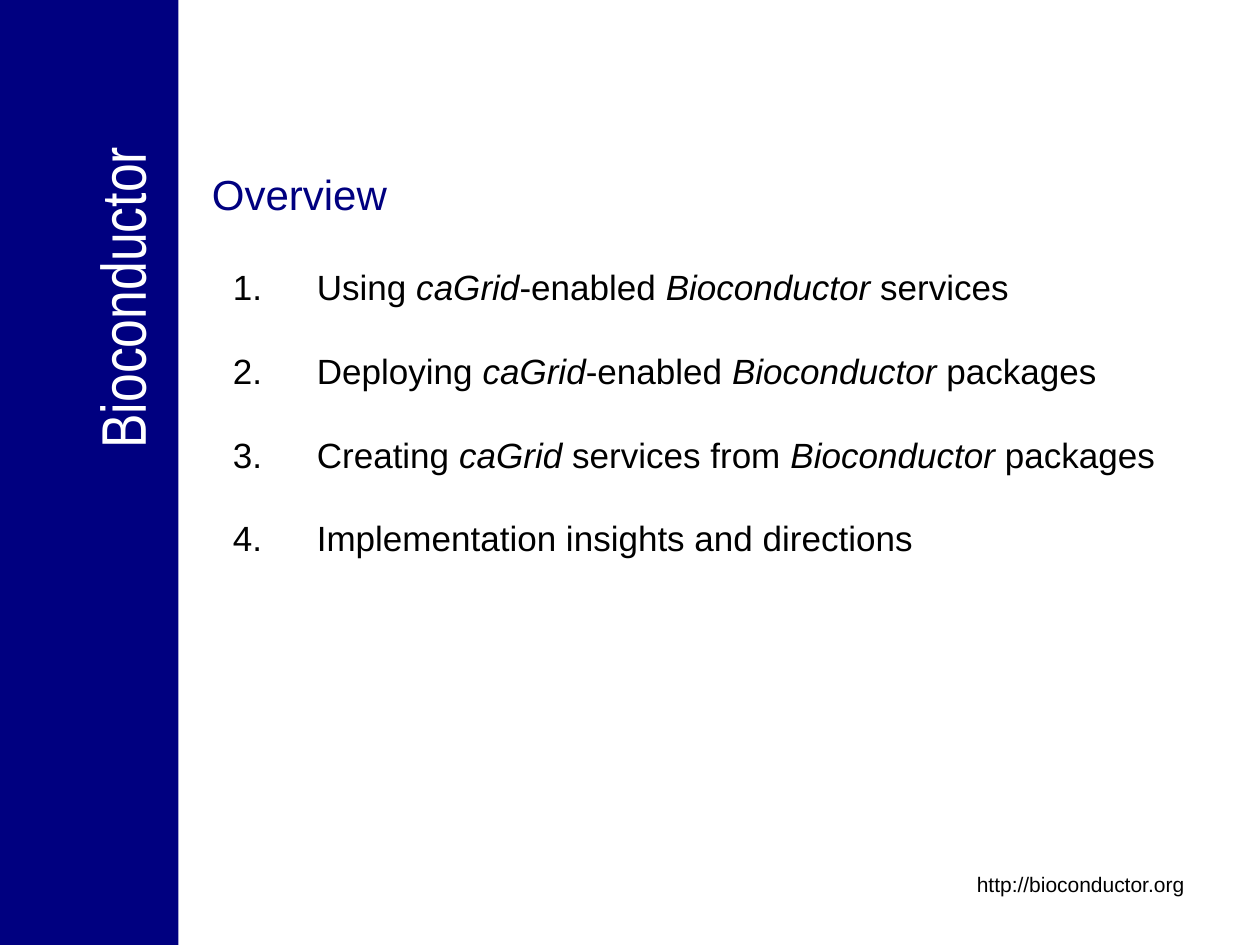
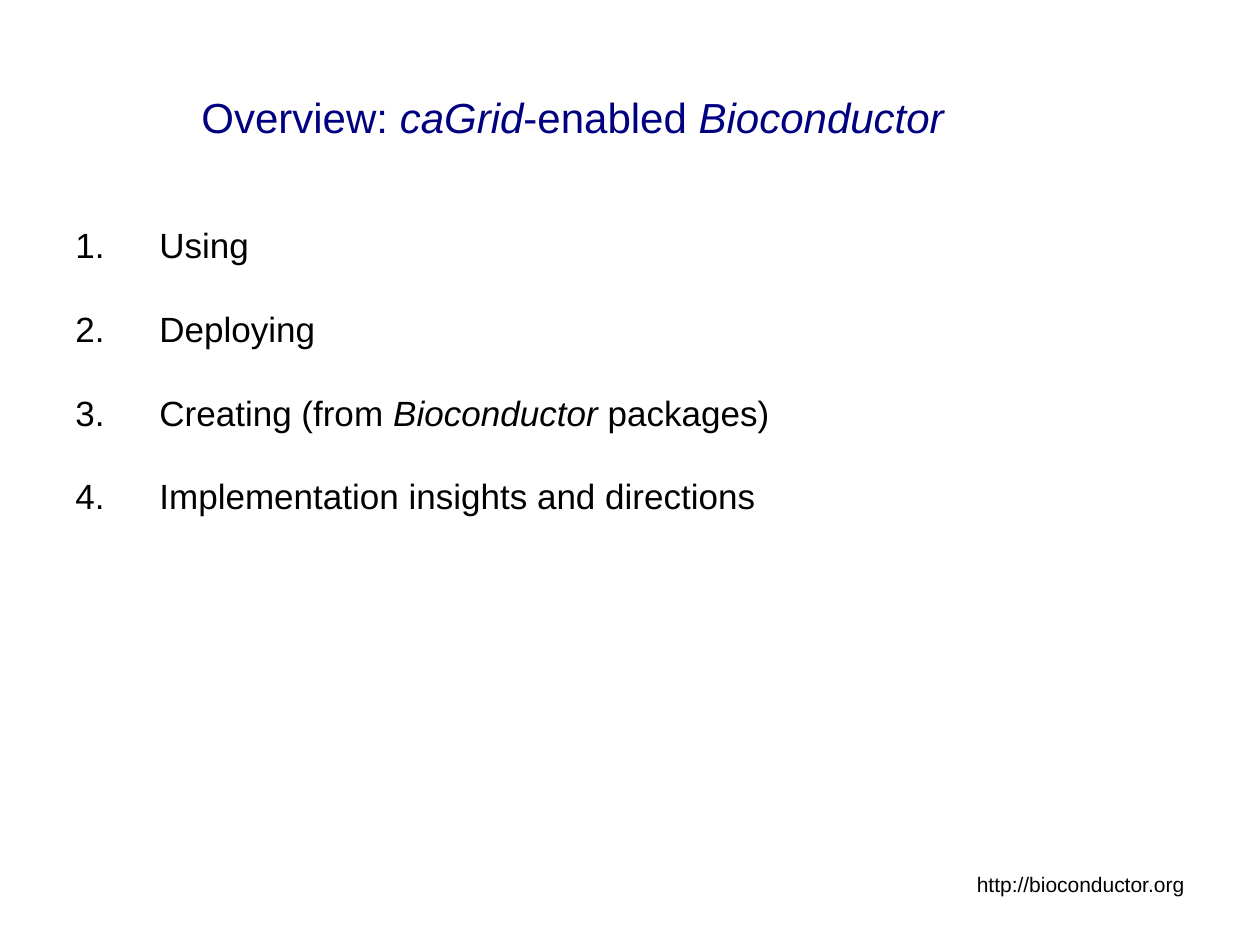
Before and after one commit to NCIP/bioconductor_v1, a slide deck: slide 4 of trunk/bioconductor/Presentations/caBIG_Annual_Meeting_2007_Tech_Demo.ppt (slide 2 before the commit). Drawn at 1260x945 pixels with LibreOffice and Linux fonts; fonts in the diff are those of the drawing; background and template pictures are left out. Boxes give left, top, right and bottom in pixels: in the first picture for what was removed or moved away, otherwise in the second. Text is boxed around its words. In the diff, an @@ line names an element or a change of style, - is before the commit and + after.

```diff
--- a/trunk/bioconductor/Presentations/caBIG_Annual_Meeting_2007_Tech_Demo.ppt
+++ b/trunk/bioconductor/Presentations/caBIG_Annual_Meeting_2007_Tech_Demo.ppt
@@ rectangle removed at (0, 0, 179, 945) @@
@@ title "Overview: caGrid-enabled Bioconductor" at (201, 102, 944, 134): vertical alignment top to middle @@
@@ title at (201, 102, 944, 134): text changed; italic on @@
-Overview
+Overview: caGrid-enabled Bioconductor
@@ text removed at (88, 177, 159, 438) @@
-Bioconductor
@@ text "Using": place and size @@
-text "Using" at (317, 274, 1155, 558)
+text "Using" at (159, 232, 770, 516)
@@ text at (159, 232, 770, 433): text changed @@
-1. Using caGrid-enabled Bioconductor services
-2. Deploying caGrid-enabled Bioconductor packages
-3. Creating caGrid services from Bioconductor packages
+1. Using
+2. Deploying
+3. Creating (from Bioconductor packages)
```
Also in this commit, not shown: 18 other slides changed, 21 slides added, 10 slides removed.
